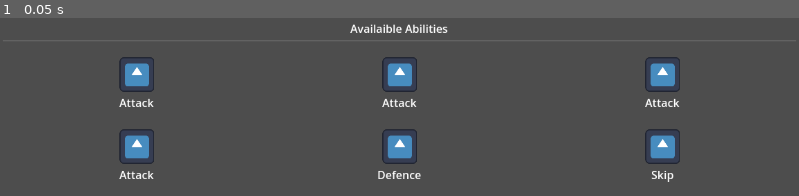
Above: before the commit, frame 1.
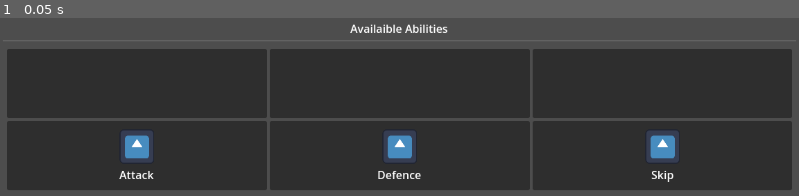
Above: after the commit, the same moment.

Repository: byKrem/WizardClip
Game: Godot game, scene res://Scenes/UI/abilities_menu.tscn
The game is run twice, just before and just after one commit, with the same random seed, the same clock (stepped at 60 frames per second) and the same inputs. The project has no main scene, so this scene is started directly. The engine's default icon, where the game draws it, is replaced by a stand-in: a white triangle on a blue panel in a dark square.
Inputs:
- Up to frame 1 (0.05 s): no input

The runs differ from the first frame. In frame 1, 72% of the frame differs, in the area x 0-100%, y 17-97%.

Commit message:
Added a drag'n'drop feature for ability cell

Diff:
--- /dev/null
+++ b/Scenes/UI/AbilityCell.gd
@@ -0,0 +1,51 @@
+extends Panel
+class_name AbilityDice
+
+@export var ClipAbility : BaseClipAbility
+@onready var texture_rect: TextureRect = $VBoxContainer/TextureRect
+@onready var rich_text_label: RichTextLabel = $VBoxContainer/RichTextLabel
+
+func _ready() -> void:
+	_update_resource(ClipAbility)
+
+func _update_resource(new_clip_ability : BaseClipAbility) -> void:
+	if new_clip_ability == null:
+		rich_text_label.clear()
+		texture_rect.texture = null
+		return
+
+	ClipAbility = new_clip_ability
+	$VBoxContainer.show()
+
+	rich_text_label.text = new_clip_ability.name
+	if new_clip_ability.texture != null:
+		texture_rect.texture = new_clip_ability.texture
+
+func _make_preview() -> Control:
+	var preview_node = $VBoxContainer.duplicate()
+
+	$VBoxContainer.hide()
+
+	return preview_node
+
+func _get_drag_data(at_position: Vector2) -> Variant:
+	var data = ClipAbility
+
+	ClipAbility = null
+
+	set_drag_preview(_make_preview())
+
+	return data
+
+func _can_drop_data(at_position: Vector2, data: Variant) -> bool:
+	# In this context [ClipAbility] is the cell where I want to drop smth.
+	# And the [data] is from the cell I took them off
+
+	if ClipAbility != null:
+		return false
+
+	return true
+
+func _drop_data(at_position: Vector2, data: Variant) -> void:
+	if data is BaseClipAbility:
+		_update_resource(data)
--- /dev/null
+++ b/Scenes/UI/Inventory.gd
@@ -0,0 +1,11 @@
+extends MarginContainer
+
+# In context of AbilityCell this variable is BaseClipAbility
+var data_backup
+
+func _notification(what: int) -> void:
+	if what == NOTIFICATION_DRAG_BEGIN:
+		data_backup = get_viewport().gui_get_drag_data()
+	if what == NOTIFICATION_DRAG_END:
+		if not is_drag_successful():
+			pass
--- a/Scenes/UI/abilities_menu.tscn
+++ b/Scenes/UI/abilities_menu.tscn
@@ -1,13 +1,15 @@
-[gd_scene load_steps=8 format=3 uid="uid://1v5rk50a5o1h"]
+[gd_scene load_steps=9 format=3 uid="uid://1v5rk50a5o1h"]
 
 [ext_resource type="PackedScene" uid="uid://wbcmkviyhf7t" path="res://Scenes/UI/ability_dice.tscn" id="1_lb5qx"]
 [ext_resource type="Script" uid="uid://b73did8tphcyv" path="res://Scripts/ClipAbilities/AttackAbility.gd" id="2_tgjrc"]
 [ext_resource type="Script" uid="uid://dx48enfgcnswf" path="res://Scripts/ClipAbilities/DefenceAbility.gd" id="3_7r1uo"]
+[ext_resource type="Texture2D" uid="uid://c6mlblookc0qg" path="res://icon.svg" id="3_8f6cr"]
 [ext_resource type="Script" uid="uid://dnysjqws160cu" path="res://Scripts/ClipAbilities/SkipAbility.gd" id="4_8f6cr"]
 
 [sub_resource type="Resource" id="Resource_tgjrc"]
 script = ExtResource("2_tgjrc")
 value = 2
+texture = ExtResource("3_8f6cr")
 name = "Attack"
 weight = 2
 metadata/_custom_type_script = "uid://b73did8tphcyv"
@@ -68,15 +70,12 @@
 
 [node name="AbilityDice" parent="VBoxContainer/MarginContainer/GridContainer" instance=ExtResource("1_lb5qx")]
 layout_mode = 2
-ClipAbility = SubResource("Resource_tgjrc")
 
 [node name="AbilityDice4" parent="VBoxContainer/MarginContainer/GridContainer" instance=ExtResource("1_lb5qx")]
 layout_mode = 2
-ClipAbility = SubResource("Resource_tgjrc")
 
 [node name="AbilityDice5" parent="VBoxContainer/MarginContainer/GridContainer" instance=ExtResource("1_lb5qx")]
 layout_mode = 2
-ClipAbility = SubResource("Resource_tgjrc")
 
 [node name="AbilityDice6" parent="VBoxContainer/MarginContainer/GridContainer" instance=ExtResource("1_lb5qx")]
 layout_mode = 2
--- a/Scenes/UI/ability_dice.tscn
+++ b/Scenes/UI/ability_dice.tscn
@@ -1,11 +1,10 @@
 [gd_scene load_steps=3 format=3 uid="uid://wbcmkviyhf7t"]
 
-[ext_resource type="Script" uid="uid://6jtu7e5fxq7i" path="res://ability.gd" id="1_jfqo8"]
+[ext_resource type="Script" uid="uid://6jtu7e5fxq7i" path="res://Scenes/UI/AbilityCell.gd" id="1_jfqo8"]
 [ext_resource type="Texture2D" uid="uid://c6mlblookc0qg" path="res://icon.svg" id="1_s663g"]
 
-[node name="AbilityDice" type="Control"]
+[node name="AbilityDice" type="Panel"]
 custom_minimum_size = Vector2(100, 100)
-layout_mode = 3
 anchors_preset = 8
 anchor_left = 0.5
 anchor_top = 0.5
--- a/ability.gd
+++ /dev/null
@@ -1,14 +0,0 @@
-extends Node
-
-@export var ClipAbility : BaseClipAbility
-@onready var texture_rect: TextureRect = $VBoxContainer/TextureRect
-@onready var rich_text_label: RichTextLabel = $VBoxContainer/RichTextLabel
-
-func _ready() -> void:
-	if ClipAbility == null:
-		printerr("ClipAbility missing")
-		return
-
-	rich_text_label.text = ClipAbility.name
-	if ClipAbility.texture != null:
-		texture_rect.texture = ClipAbility.texture
Renamed: ability.gd.uid -> Scenes/UI/AbilityCell.gd.uid
Not shown, added: Scenes/UI/Inventory.gd.uid
